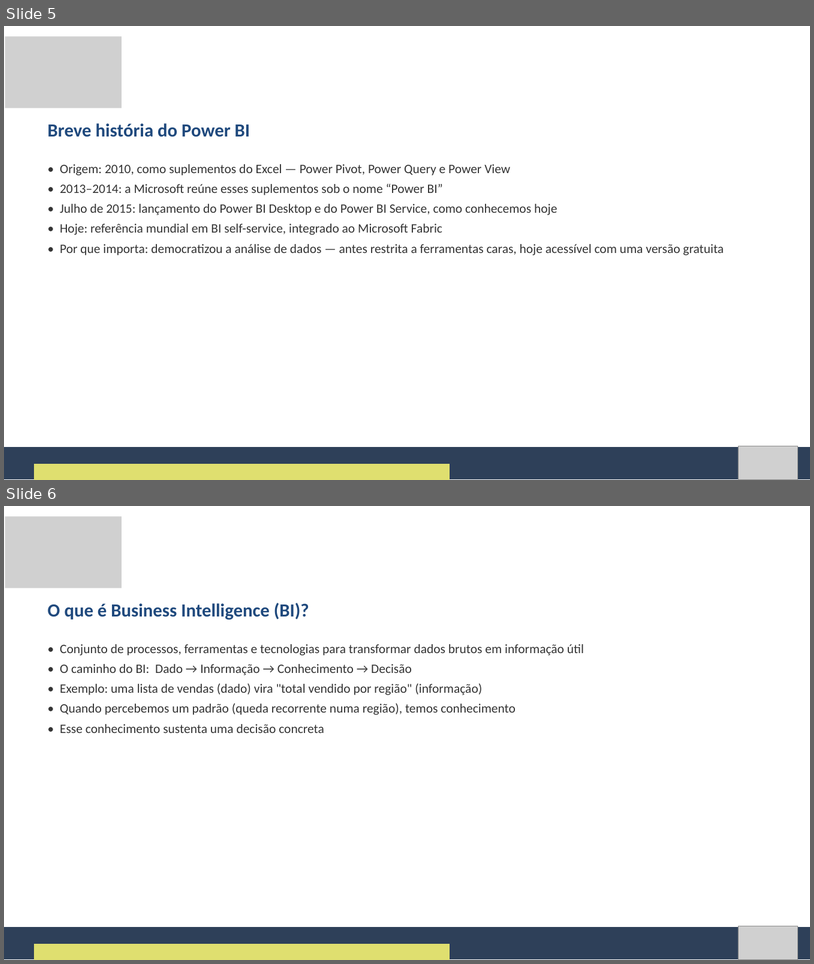
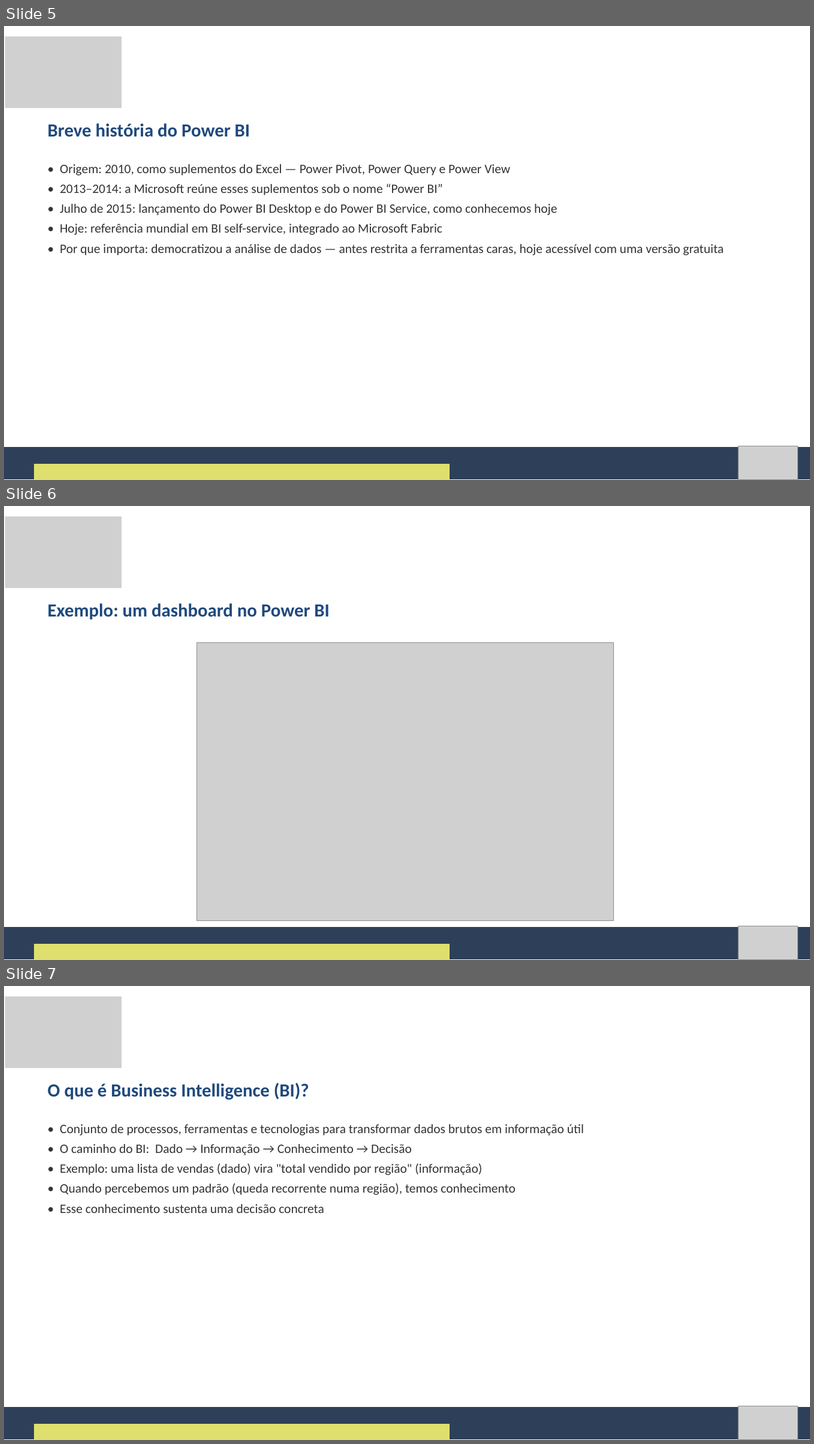
Before and after one commit to Natan20/Curso-PowerBI-Desktop-Material, a slide deck: Aula 01 - 01-09-2026/Aula 1 - Slides.pptx. Shown one above the other, each under a label of ours: slides 5 and 6 before the commit, slides 5, 6 and 7 after it. The pictures are 814x964 and 814x1444 pixels, drawn with LibreOffice and Linux fonts; fonts in the diff are those of the drawing; grey boxes stand for pictures. Boxes give left, top, right and bottom in pixels: in the first picture for what was removed or moved away, otherwise in the second. Text is boxed around its words. In the diff, an @@ line names an element or a change of style, - is before the commit and + after.

Commit message:
Adiciona slide de exemplo de dashboard (mockup) na Aula 1

```diff
--- a/Aula 01 - 01-09-2026/Aula 1 - Slides.pptx
+++ b/Aula 01 - 01-09-2026/Aula 1 - Slides.pptx
@@ slide 6 added at (4, 506, 810, 960), background #FFFFFF @@
@@ picture added at (5, 516, 122, 588) @@
@@ text added at (48, 603, 329, 619), 33 pt, text #1F497D, bold @@
+Exemplo: um dashboard no Power BI
@@ picture added at (197, 643, 613, 921) @@
@@ freeform shape added at (4, 927, 810, 959), fill #2E4059 @@
@@ picture added at (738, 926, 798, 959) @@
@@ freeform shape added at (34, 943, 450, 960), fill #DFDF6F @@
@@ what was slide 6 is now slide 7 @@
```
